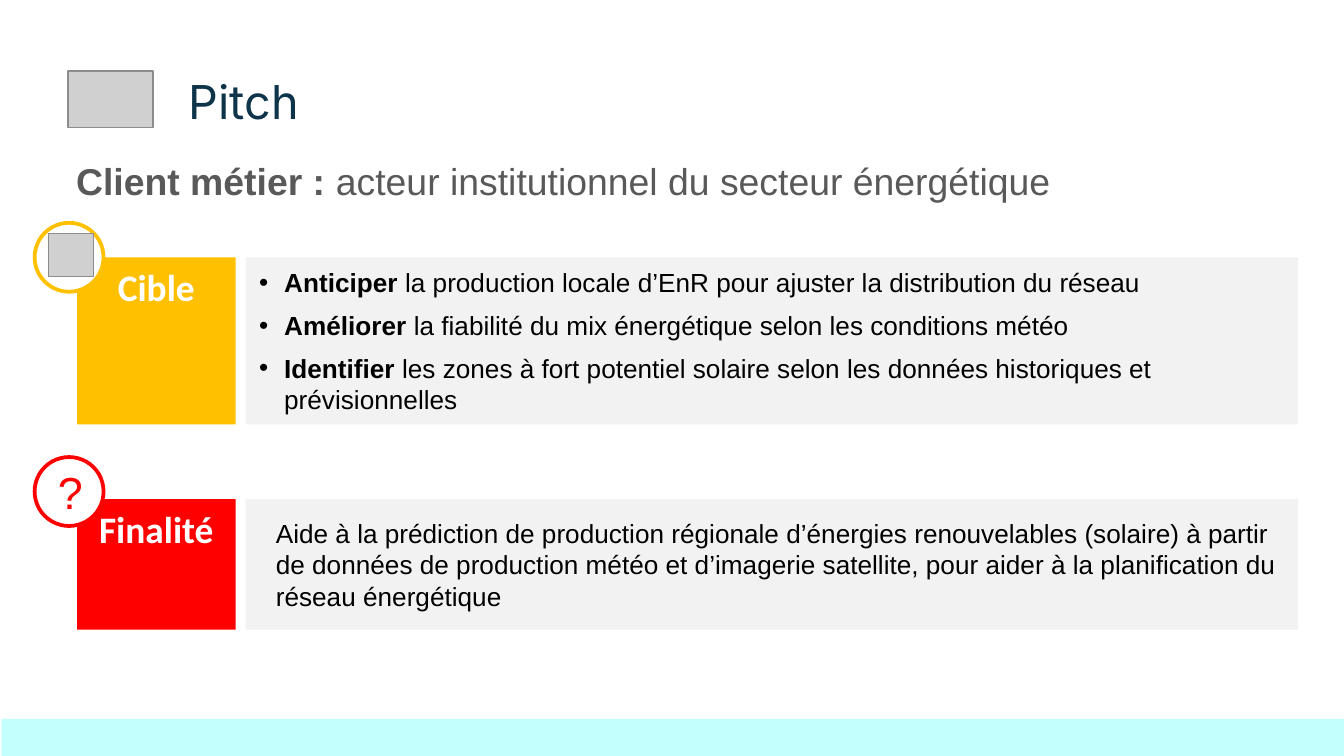
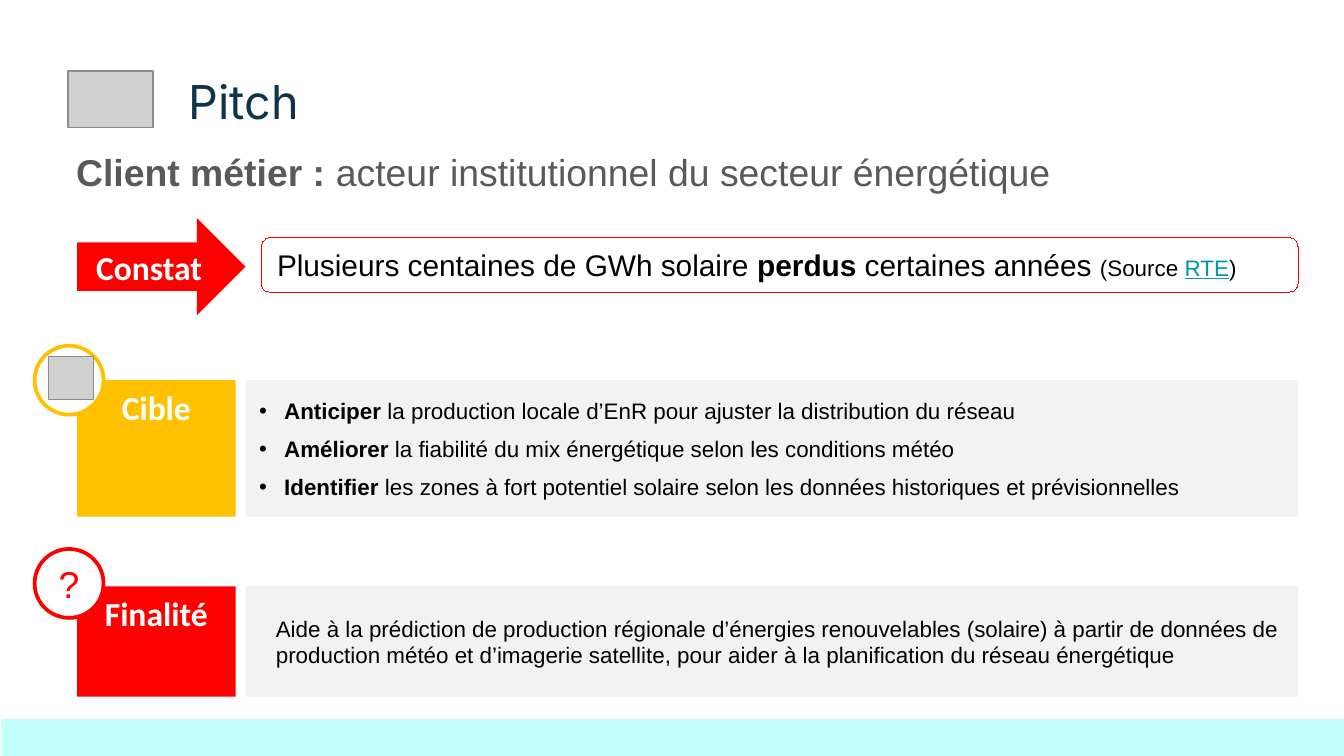
Before and after one commit to Sheikoh/REnergies_efficiency_prediction, a slide deck: slide 4 of presentation/dsfs_ft_36_Projet_REnergies_efficiency_prediction.pptx. Drawn at 1344x756 pixels with LibreOffice and Linux fonts; fonts in the diff are those of the drawing; grey boxes stand for pictures. Boxes give left, top, right and bottom in pixels: in the first picture for what was removed or moved away, otherwise in the second. Text is boxed around its words. In the diff, an @@ line names an element or a change of style, - is before the commit and + after.

```diff
--- a/presentation/dsfs_ft_36_Projet_REnergies_efficiency_prediction.pptx
+++ b/presentation/dsfs_ft_36_Projet_REnergies_efficiency_prediction.pptx
@@ text "Client métier : acteur institutionnel ...": place and size @@
-text "Client métier : acteur institutionnel ..." at bbox=[76, 167, 1050, 202]
+text "Client métier : acteur institutionnel ..." at bbox=[76, 158, 1050, 194]
@@ right arrow added at bbox=[77, 218, 245, 314], fill #FF0000, 18 pt, text #FFFFFF, bold @@
+Constat
@@ rounded rectangle added at bbox=[261, 238, 1298, 293], outline #FF0000 0.75 pt, 16 pt, text #000000 @@
+Plusieurs centaines de GWh solaire perdus certaines années (Source RTE)
@@ ellipse: place and size @@
-ellipse at bbox=[35, 223, 103, 292]
+ellipse at bbox=[35, 345, 103, 414]
@@ picture: place and size @@
-picture at bbox=[48, 234, 94, 277]
+picture at bbox=[48, 356, 94, 399]
@@ rectangle "Cible" at bbox=[77, 380, 235, 517]: size 20 to 18 pt @@
@@ rectangle "Cible": place and size @@
-rectangle "Cible" at bbox=[77, 257, 235, 423]
+rectangle "Cible" at bbox=[77, 380, 235, 517]
@@ rectangle "Anticiper la production locale d’EnR ..." at bbox=[246, 380, 1298, 517]: size 14 to 12 pt @@
@@ rectangle "Anticiper la production locale d’EnR ...": place and size @@
-rectangle "Anticiper la production locale d’EnR ..." at bbox=[246, 257, 1298, 423]
+rectangle "Anticiper la production locale d’EnR ..." at bbox=[246, 380, 1298, 517]
@@ ellipse "?": place and size @@
-ellipse "?" at bbox=[35, 457, 103, 526]
+ellipse "?" at bbox=[35, 548, 103, 617]
@@ ellipse "?" at bbox=[35, 548, 103, 617]: size 24 to 20 pt @@
@@ rectangle "Finalité": place and size @@
-rectangle "Finalité" at bbox=[77, 499, 235, 629]
+rectangle "Finalité" at bbox=[77, 586, 235, 696]
@@ rectangle "Finalité" at bbox=[77, 586, 235, 696]: size 20 to 18 pt @@
@@ rectangle "Aide à la prédiction de ...": place and size @@
-rectangle "Aide à la prédiction de ..." at bbox=[246, 499, 1298, 629]
+rectangle "Aide à la prédiction de ..." at bbox=[246, 586, 1298, 696]
@@ rectangle "Aide à la prédiction de ..." at bbox=[246, 586, 1298, 696]: size 14 to 12 pt @@
```
Also in this commit, not shown: 9 other slides changed, 1 slide added, 8 other files.
